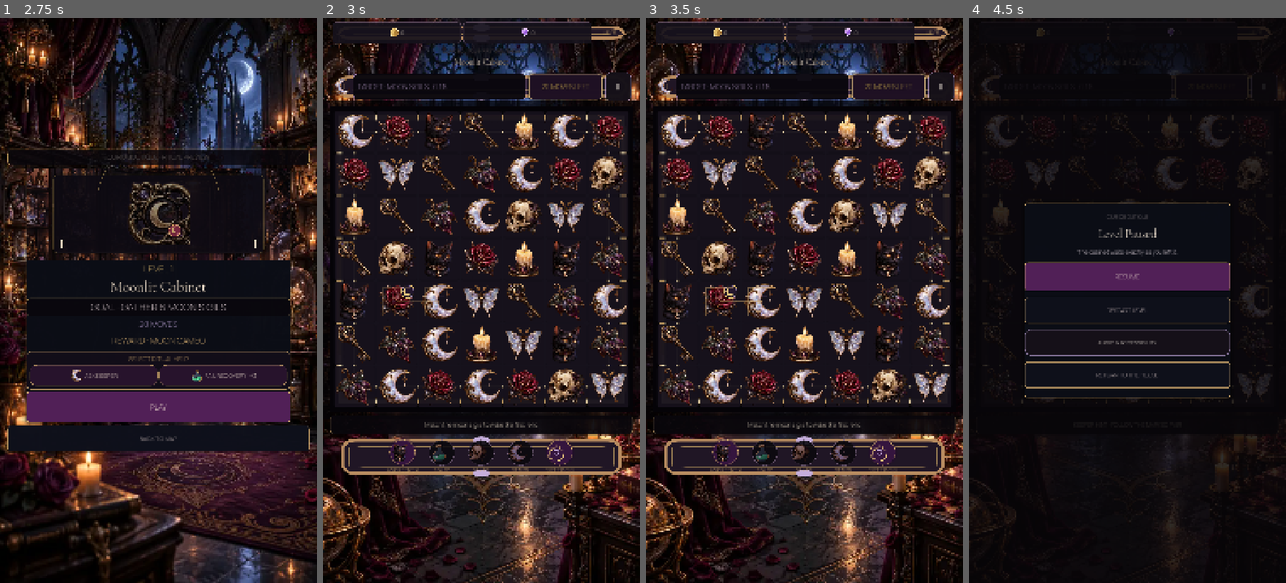
Above: before the commit, frames 1-4 (left to right).
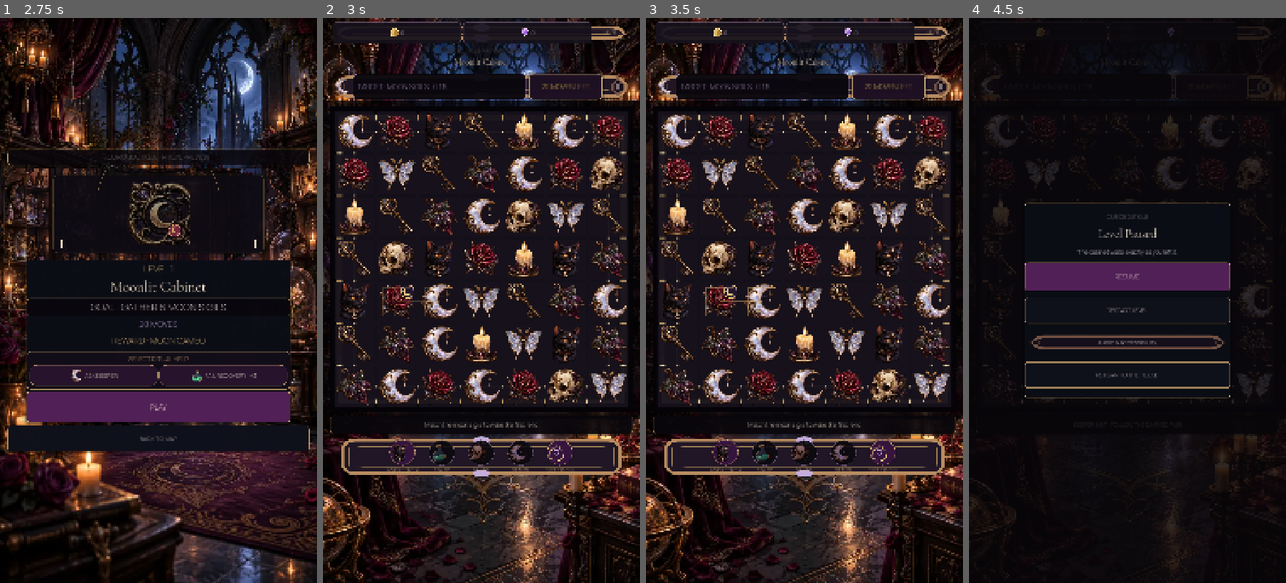
Above: after the commit, the same moments.

Repository: Jay-prodesign/akilta-match3
Game: Godot game, scene res://src/app/app_bootstrap.tscn
The game is run twice, just before and just after one commit, with the same random seed, the same clock (stepped at 60 frames per second) and the same inputs.
Inputs:
- Up to frame 1 (2.75 s): click "ENTER THE HOUSE" at 0.5 s; click "PLAY LEVEL 1" at 1.25 s; click "1" at 2 s
- Up to frame 2 (3 s): click "PLAY" at 2.75 s
- Up to frame 3 (3.5 s): no input
- Up to frame 4 (4.5 s): click "ASK KEEPER" at 3.5 s; click "Ⅱ" at 4.25 s

Frame 1 is identical in both runs. In frame 2, 0.3% of the frame differs, in the area x 88-98%, y 9-15%; in frame 3, 0.3%; in frame 4, 1.1%, in the area x 17-97%, y 10-60%.

Commit message:
Back Golden Loop actions with authored chrome

Diff:
--- a/assets/manifests/screen_asset_manifest.json
+++ b/assets/manifests/screen_asset_manifest.json
@@ -2503,6 +2503,185 @@
       "runtime_style_script": "src/ui/theme/production_chrome.gd",
       "technical_policy": "runtime_decoded_svg_to_imagetexture_9slice__global_profile_action__godot_4_7_2_render_verified",
       "provenance": "Derived quiet structural 9-slice from the approved authored ritual-frame family; removes the ceremonial center medallions from repeated compact controls while preserving the same border/material language."
+    },
+    {
+      "asset_id": "gbl_primary_cta_frame",
+      "screen": [
+        "S01",
+        "S04",
+        "S06",
+        "S07",
+        "O01",
+        "O03"
+      ],
+      "type": "structural_ui",
+      "dimensions": "512x512_9slice_runtime",
+      "aspect_ratio": "scalable",
+      "transparent": true,
+      "variants": [
+        "normal",
+        "hover",
+        "pressed",
+        "disabled"
+      ],
+      "reuse": "golden_loop_primary_action_family",
+      "priority": "P0",
+      "production_status": "runtime_connected_authored_9slice_render_required",
+      "current_path": "assets/ui/chrome/gbl_ui_action_primary_9s_v01.svg",
+      "runtime_style_script": "src/ui/theme/production_chrome.gd",
+      "technical_policy": "runtime_decoded_svg_to_imagetexture_9slice__primary_cta__render_verification_required",
+      "contract_owners": [
+        {
+          "screen": "S01",
+          "region": "next_action",
+          "block": "primary_cta",
+          "slot": "next_level_or_map",
+          "states": [
+            "enabled",
+            "disabled",
+            "complete"
+          ]
+        },
+        {
+          "screen": "S04",
+          "region": "actions",
+          "block": "primary_cta",
+          "slot": "play",
+          "states": [
+            "enabled",
+            "pressed",
+            "disabled"
+          ]
+        },
+        {
+          "screen": "S06",
+          "region": "result",
+          "block": "result_panel",
+          "slot": "continue",
+          "states": [
+            "enabled",
+            "pressed"
+          ]
+        },
+        {
+          "screen": "S07",
+          "region": "ceremony",
+          "block": "change_summary",
+          "slot": "continue",
+          "states": [
+            "enabled",
+            "pressed"
+          ]
+        },
+        {
+          "overlay": "O01",
+          "block": "pause_panel",
+          "slot": "resume",
+          "states": [
+            "enabled"
+          ]
+        },
+        {
+          "overlay": "O03",
+          "block": "fail_panel",
+          "slot": "recovery_plus_three",
+          "states": [
+            "enabled",
+            "used"
+          ]
+        },
+        {
+          "overlay": "O03",
+          "block": "fail_panel",
+          "slot": "retry",
+          "states": [
+            "enabled"
+          ]
+        }
+      ],
+      "provenance": "AKILTA first-party primary action 9-slice derived from the approved gothic chrome family at locked CTA geometry."
+    },
+    {
+      "asset_id": "gbl_utility_cta_frame",
+      "screen": [
+        "S03",
+        "S04",
+        "S05",
+        "O01"
+      ],
+      "type": "structural_ui",
+      "dimensions": "512x512_9slice_runtime_reuse",
+      "aspect_ratio": "scalable",
+      "transparent": true,
+      "variants": [
+        "normal",
+        "hover",
+        "pressed",
+        "disabled"
+      ],
+      "reuse": "declared_reuse_of_gbl_primary_panel_frame_quiet_variant",
+      "priority": "P0",
+      "production_status": "runtime_connected_authored_9slice_render_required",
+      "current_path": "assets/ui/chrome/gbl_ui_ritual_panel_9s_quiet_v01.svg",
+      "runtime_style_script": "src/ui/theme/production_chrome.gd",
+      "technical_policy": "runtime_decoded_svg_to_imagetexture_9slice__utility_cta__render_verification_required",
+      "contract_owners": [
+        {
+          "screen": "S03",
+          "region": "header",
+          "block": "chapter_header",
+          "slot": "back",
+          "states": [
+            "normal",
+            "pressed"
+          ]
+        },
+        {
+          "screen": "S04",
+          "region": "context",
+          "block": "context_header",
+          "slot": "back",
+          "states": [
+            "normal",
+            "pressed"
+          ]
+        },
+        {
+          "screen": "S05",
+          "region": "hud",
+          "block": "gameplay_header",
+          "slot": "pause",
+          "states": [
+            "normal",
+            "pressed"
+          ]
+        },
+        {
+          "overlay": "O01",
+          "block": "pause_panel",
+          "slot": "retry",
+          "states": [
+            "enabled"
+          ]
+        },
+        {
+          "overlay": "O01",
+          "block": "pause_panel",
+          "slot": "settings",
+          "states": [
+            "enabled"
+          ]
+        },
+        {
+          "overlay": "O01",
+          "block": "pause_panel",
+          "slot": "exit",
+          "states": [
+            "enabled"
+          ]
+        }
+      ],
+      "provenance": "AKILTA first-party quiet action 9-slice reused only for contract-owned utility actions at locked geometry."
     }
   ],
   "vertical_slice_art_policy": {
@@ -2598,6 +2777,7 @@
     "gameplay_chrome": "RUNTIME_AND_RENDER_VERIFIED",
     "secondary_hero_chrome": "RUNTIME_AND_RENDER_VERIFIED",
     "global_interactive_chrome": "RUNTIME_AND_RENDER_VERIFIED",
-    "global_interactive_chrome_evidence_head": "d66f1659367474ee6c21f7a2beef281a477ac7a6"
+    "global_interactive_chrome_evidence_head": "d66f1659367474ee6c21f7a2beef281a477ac7a6",
+    "golden_loop_action_chrome": "IN_PROGRESS_RENDER_REQUIRED"
   }
 }
--- /dev/null
+++ b/assets/ui/chrome/gbl_ui_action_primary_9s_v01.svg
@@ -0,0 +1,17 @@
+<svg xmlns="http://www.w3.org/2000/svg" width="512" height="512" viewBox="0 0 512 512">
+<defs>
+  <linearGradient id="plum" x1="0" y1="0" x2="0" y2="1">
+    <stop offset="0" stop-color="#6B3476"/>
+    <stop offset=".52" stop-color="#55245F"/>
+    <stop offset="1" stop-color="#35173F"/>
+  </linearGradient>
+  <linearGradient id="gold" x1="0" y1="0" x2="1" y2="1">
+    <stop offset="0" stop-color="#E5C47C"/>
+    <stop offset=".48" stop-color="#C69A5E"/>
+    <stop offset="1" stop-color="#8B5A31"/>
+  </linearGradient>
+</defs>
+<rect x="24" y="24" width="464" height="464" rx="36" fill="url(#plum)" stroke="url(#gold)" stroke-width="10"/>
+<rect x="46" y="46" width="420" height="420" rx="25" fill="none" stroke="#F0D79B" stroke-opacity=".58" stroke-width="3"/>
+<path d="M76 56h360" stroke="#F7E4B1" stroke-opacity=".18" stroke-width="5" stroke-linecap="round"/>
+</svg>
--- a/src/ui/gameplay/gameplay_screen.gd
+++ b/src/ui/gameplay/gameplay_screen.gd
@@ -157,6 +157,13 @@
 	ProductionChrome.apply_gameplay_shell($ResourceBar, "resources")
 	ProductionChrome.apply_gameplay_shell($Layout/HUDPlate, "objective")
 	ProductionChrome.apply_gameplay_shell($BoosterTray, "boosters")
+	ProductionChrome.apply_action_button(pause_button, "utility", "gameplay_pause")
+	ProductionChrome.apply_action_button(pause_resume, "primary", "pause_resume")
+	ProductionChrome.apply_action_button(pause_retry, "utility", "pause_retry")
+	ProductionChrome.apply_action_button(pause_settings, "utility", "pause_settings")
+	ProductionChrome.apply_action_button(pause_exit, "utility", "pause_exit")
+	ProductionChrome.apply_action_button(result_recovery_action, "primary", "fail_recovery_plus_three")
+	ProductionChrome.apply_action_button(result_action, "primary", "result_continue_or_retry")
 	var board_frame := $Layout/BoardView/OrnateFrame as Panel
 	if board_frame != null:
 		board_frame.add_theme_stylebox_override("panel", StyleBoxEmpty.new())
--- a/src/ui/home/house_home.gd
+++ b/src/ui/home/house_home.gd
@@ -17,6 +17,7 @@
 const HouseCurioInspectScene = preload("res://src/ui/home/house_curio_inspect.tscn")
 const KeeperRoleScene = preload("res://src/ui/home/keeper_role_panel.tscn")
 const RestorationOverlayScene = preload("res://src/ui/home/restoration_overlay.tscn")
+const ProductionChrome = preload("res://src/ui/theme/production_chrome.gd")
 
 @onready var room_view = $RoomView
 @onready var headline: Label = $Layout/Headline
@@ -48,6 +49,7 @@
 const KEEPER_ART_PATH := "res://assets/pieces/black_cat.webp"
 
 func _ready() -> void:
+	ProductionChrome.apply_action_button(play_button, "primary", "house_next_level_or_map")
 	play_button.pressed.connect(_on_play_pressed)
 	collection_button.pressed.connect(func(): collection_requested.emit())
 	settings_button.pressed.connect(func(): settings_requested.emit())
--- a/src/ui/home/restoration_overlay.gd
+++ b/src/ui/home/restoration_overlay.gd
@@ -13,6 +13,7 @@
 
 func _ready() -> void:
 	ProductionChrome.apply_primary($CeremonyCard)
+	ProductionChrome.apply_action_button(continue_button, "primary", "restoration_continue")
 	continue_button.pressed.connect(func(): continue_requested.emit())
 
 func configure(curio_name: String, restoration_copy: String, motif_texture: Texture2D, curio_texture: Texture2D) -> bool:
--- a/src/ui/map/chapter_map.gd
+++ b/src/ui/map/chapter_map.gd
@@ -5,6 +5,7 @@
 signal level_requested(level_number: int)
 
 const LockedExplanation = preload("res://src/ui/shared/locked_explanation.gd")
+const ProductionChrome = preload("res://src/ui/theme/production_chrome.gd")
 
 @export var canonical_level_cap: int = 1
 @export var visible_route_levels: int = 10
@@ -18,6 +19,7 @@
 var progress
 
 func _ready() -> void:
+	ProductionChrome.apply_action_button(back_button, "utility", "chapter_back")
 	back_button.pressed.connect(func(): back_requested.emit())
 	route_view.level_requested.connect(func(level_number: int): level_requested.emit(level_number))
 	if route_view.has_signal("sealed_level_requested"):
--- a/src/ui/prestart/level_prestart.gd
+++ b/src/ui/prestart/level_prestart.gd
@@ -31,6 +31,8 @@
 
 func _ready() -> void:
 	ProductionChrome.apply_primary($Layout/Card)
+	ProductionChrome.apply_action_button(start_button, "primary", "prestart_play")
+	ProductionChrome.apply_action_button(back_button, "utility", "prestart_back")
 	world_backdrop.texture = ScreenArt.texture("prestart_bg_curio_boutique")
 	level_artwork.texture = ScreenArt.texture("prestart_ch01_level01_art")
 	keeper_aid_art.texture = PieceAssetLoader.ornament(String(AID_ART_PATHS["hint"]))
--- a/src/ui/theme/production_chrome.gd
+++ b/src/ui/theme/production_chrome.gd
@@ -4,6 +4,7 @@
 const PieceAssetLoader = preload("res://src/match3/presentation/piece_asset_loader.gd")
 const PRIMARY_PANEL_PATH := "res://assets/ui/chrome/gbl_ui_ritual_panel_9s_base_v01.svg"
 const QUIET_PANEL_PATH := "res://assets/ui/chrome/gbl_ui_ritual_panel_9s_quiet_v01.svg"
+const PRIMARY_ACTION_PATH := "res://assets/ui/chrome/gbl_ui_action_primary_9s_v01.svg"
 
 static var _primary_panel: StyleBoxTexture
 static var _top_shell: StyleBoxTexture
@@ -13,6 +14,13 @@
 static var _compact_panel: StyleBoxTexture
 static var _interactive_normal: StyleBoxTexture
 static var _interactive_focus: StyleBoxTexture
+static var _primary_action_normal: StyleBoxTexture
+static var _primary_action_hover: StyleBoxTexture
+static var _primary_action_pressed: StyleBoxTexture
+static var _utility_action_normal: StyleBoxTexture
+static var _utility_action_hover: StyleBoxTexture
+static var _utility_action_pressed: StyleBoxTexture
+static var _action_disabled: StyleBoxTexture
 
 static func _style(content_margin: float, texture_margin: float = 64.0, asset_path: String = PRIMARY_PANEL_PATH) -> StyleBoxTexture:
 	var texture := PieceAssetLoader.ornament(asset_path)
@@ -102,6 +110,72 @@
 	button.add_theme_stylebox_override("disabled", focus_style if selected else normal_style)
 	button.set_meta("production_chrome_asset", QUIET_PANEL_PATH)
 	button.set_meta("production_chrome_kind", "interactive_" + role)
+	return true
+
+static func primary_action_normal() -> StyleBoxTexture:
+	if _primary_action_normal == null:
+		_primary_action_normal = _style(6.0, 40.0, PRIMARY_ACTION_PATH)
+	return _primary_action_normal
+
+static func primary_action_hover() -> StyleBoxTexture:
+	if _primary_action_hover == null:
+		_primary_action_hover = _style(6.0, 40.0, PRIMARY_ACTION_PATH)
+		if _primary_action_hover != null:
+			_primary_action_hover.modulate_color = Color(1.0, 0.96, 1.0, 1.0)
+	return _primary_action_hover
+
+static func primary_action_pressed() -> StyleBoxTexture:
+	if _primary_action_pressed == null:
+		_primary_action_pressed = _style(6.0, 40.0, PRIMARY_ACTION_PATH)
+		if _primary_action_pressed != null:
+			_primary_action_pressed.modulate_color = Color(0.80, 0.74, 0.84, 0.96)
+	return _primary_action_pressed
+
+static func utility_action_normal() -> StyleBoxTexture:
+	if _utility_action_normal == null:
+		_utility_action_normal = _style(6.0, 38.0, QUIET_PANEL_PATH)
+		if _utility_action_normal != null:
+			_utility_action_normal.modulate_color = Color(0.72, 0.66, 0.76, 0.86)
+	return _utility_action_normal
+
+static func utility_action_hover() -> StyleBoxTexture:
+	if _utility_action_hover == null:
+		_utility_action_hover = _style(6.0, 38.0, QUIET_PANEL_PATH)
+		if _utility_action_hover != null:
+			_utility_action_hover.modulate_color = Color(0.96, 0.92, 0.98, 1.0)
+	return _utility_action_hover
+
+static func utility_action_pressed() -> StyleBoxTexture:
+	if _utility_action_pressed == null:
+		_utility_action_pressed = _style(6.0, 38.0, QUIET_PANEL_PATH)
+		if _utility_action_pressed != null:
+			_utility_action_pressed.modulate_color = Color(0.62, 0.56, 0.68, 0.92)
+	return _utility_action_pressed
+
+static func action_disabled() -> StyleBoxTexture:
+	if _action_disabled == null:
+		_action_disabled = _style(6.0, 38.0, QUIET_PANEL_PATH)
+		if _action_disabled != null:
+			_action_disabled.modulate_color = Color(0.44, 0.40, 0.48, 0.62)
+	return _action_disabled
+
+static func apply_action_button(button: Button, hierarchy: String, role: String) -> bool:
+	if button == null:
+		return false
+	var primary := hierarchy == "primary"
+	var normal_style := primary_action_normal() if primary else utility_action_normal()
+	var hover_style := primary_action_hover() if primary else utility_action_hover()
+	var pressed_style := primary_action_pressed() if primary else utility_action_pressed()
+	var disabled_style := action_disabled()
+	if normal_style == null or hover_style == null or pressed_style == null or disabled_style == null:
+		return false
+	button.add_theme_stylebox_override("normal", normal_style)
+	button.add_theme_stylebox_override("hover", hover_style)
+	button.add_theme_stylebox_override("pressed", pressed_style)
+	button.add_theme_stylebox_override("focus", hover_style)
+	button.add_theme_stylebox_override("disabled", disabled_style)
+	button.set_meta("production_chrome_asset", PRIMARY_ACTION_PATH if primary else QUIET_PANEL_PATH)
+	button.set_meta("production_chrome_kind", "action_" + hierarchy + "_" + role)
 	return true
 
 static func apply_secondary(panel: Control, role: String) -> bool:
@@ -168,4 +242,9 @@
 		"interactive_button_asset_backed": interactive_normal() != null and interactive_normal().texture != null and interactive_focus() != null and interactive_focus().texture != null,
 		"global_interactive_family_ready": compact_panel() != null and compact_panel().texture != null and interactive_normal() != null and interactive_normal().texture != null and interactive_focus() != null and interactive_focus().texture != null,
 		"quiet_interactive_runtime_path": PieceAssetLoader.resolved_path(QUIET_PANEL_PATH),
+		"primary_action_asset_backed": primary_action_normal() != null and primary_action_normal().texture != null and primary_action_hover() != null and primary_action_pressed() != null,
+		"utility_action_asset_backed": utility_action_normal() != null and utility_action_normal().texture != null and utility_action_hover() != null and utility_action_pressed() != null,
+		"action_family_ready": primary_action_normal() != null and primary_action_normal().texture != null and utility_action_normal() != null and utility_action_normal().texture != null and action_disabled() != null and action_disabled().texture != null,
+		"primary_action_runtime_path": PieceAssetLoader.resolved_path(PRIMARY_ACTION_PATH),
+		"utility_action_runtime_path": PieceAssetLoader.resolved_path(QUIET_PANEL_PATH),
 	}
--- a/tests/unit/test_production_chrome_asset.gd
+++ b/tests/unit/test_production_chrome_asset.gd
@@ -6,6 +6,8 @@
 const GAMEPLAY := preload("res://src/ui/gameplay/gameplay_screen.tscn")
 const RESTORATION := preload("res://src/ui/home/restoration_overlay.tscn")
 const CURIO_DETAIL := preload("res://src/ui/collection/curio_detail_panel.tscn")
+const HOUSE := preload("res://src/ui/home/house_home.tscn")
+const CHAPTER_MAP := preload("res://src/ui/map/chapter_map.tscn")
 
 var failures: Array[String] = []
 
@@ -18,12 +20,26 @@
 	_expect(String(contract.get("runtime_path", "")).ends_with(".svg"), "shared production chrome must resolve from the authored frame source through the runtime image decoder")
 	_expect(float(contract.get("nine_slice_margin", 0.0)) >= 56.0, "shared production chrome must retain safe 9-slice corners")
 	_expect(bool(contract.get("global_interactive_family_ready", false)), "global interactive chrome variants must resolve from the authored 9-slice source")
+	_expect(bool(contract.get("action_family_ready", false)), "Golden Loop action chrome must resolve primary and utility authored 9-slice variants")
+	_expect(String(contract.get("primary_action_runtime_path", "")).ends_with(".svg"), "primary action chrome must resolve through the authored action asset")
 	await _expect_panel(PRESTART, "Layout/Card")
 	await _expect_panel(GAMEPLAY, "PauseOverlay/Card")
 	await _expect_panel(GAMEPLAY, "ResultOverlay/Card")
 	await _expect_panel(RESTORATION, "CeremonyCard")
 	await _expect_panel(CURIO_DETAIL, "CurioDetailCard")
 	await _expect_locked_panel()
+	await _expect_action(HOUSE, "Layout/PlayButton", "primary")
+	await _expect_action(CHAPTER_MAP, "Layout/Back", "utility")
+	await _expect_action(PRESTART, "Layout/Card/Content/Start", "primary")
+	await _expect_action(PRESTART, "Layout/Back", "utility")
+	await _expect_action(GAMEPLAY, "Layout/HUDPlate/HUD/Pause", "utility")
+	await _expect_action(GAMEPLAY, "PauseOverlay/Card/Content/Resume", "primary")
+	await _expect_action(GAMEPLAY, "PauseOverlay/Card/Content/Retry", "utility")
+	await _expect_action(GAMEPLAY, "PauseOverlay/Card/Content/Settings", "utility")
+	await _expect_action(GAMEPLAY, "PauseOverlay/Card/Content/Exit", "utility")
+	await _expect_action(GAMEPLAY, "ResultOverlay/Card/Content/RecoveryAction", "primary")
+	await _expect_action(GAMEPLAY, "ResultOverlay/Card/Content/Action", "primary")
+	await _expect_action(RESTORATION, "CeremonyCard/CeremonyContent/CeremonyRow/Copy/Continue", "primary")
 	_finish()
 
 func _expect_panel(scene: PackedScene, path: String) -> void:
@@ -34,6 +50,20 @@
 	_expect(panel != null, "production chrome panel missing: %s" % path)
 	_expect(panel != null and panel.get_theme_stylebox("panel") is StyleBoxTexture, "panel must use asset-backed production chrome: %s" % path)
 	_expect(panel != null and String(panel.get_meta("production_chrome_asset", "")).ends_with(".svg"), "panel must expose authored chrome provenance: %s" % path)
+	instance.queue_free()
+	await process_frame
+
+func _expect_action(scene: PackedScene, path: String, hierarchy: String) -> void:
+	var instance := scene.instantiate()
+	root.add_child(instance)
+	await process_frame
+	var button := instance.get_node_or_null(path) as Button
+	_expect(button != null, "production action missing: %s" % path)
+	_expect(button != null and button.get_theme_stylebox("normal") is StyleBoxTexture, "action normal state must be asset-backed: %s" % path)
+	_expect(button != null and button.get_theme_stylebox("hover") is StyleBoxTexture, "action hover state must be asset-backed: %s" % path)
+	_expect(button != null and button.get_theme_stylebox("pressed") is StyleBoxTexture, "action pressed state must be asset-backed: %s" % path)
+	_expect(button != null and button.get_theme_stylebox("disabled") is StyleBoxTexture, "action disabled state must be asset-backed: %s" % path)
+	_expect(button != null and String(button.get_meta("production_chrome_kind", "")).begins_with("action_" + hierarchy + "_"), "action hierarchy provenance mismatch: %s" % path)
 	instance.queue_free()
 	await process_frame
 
